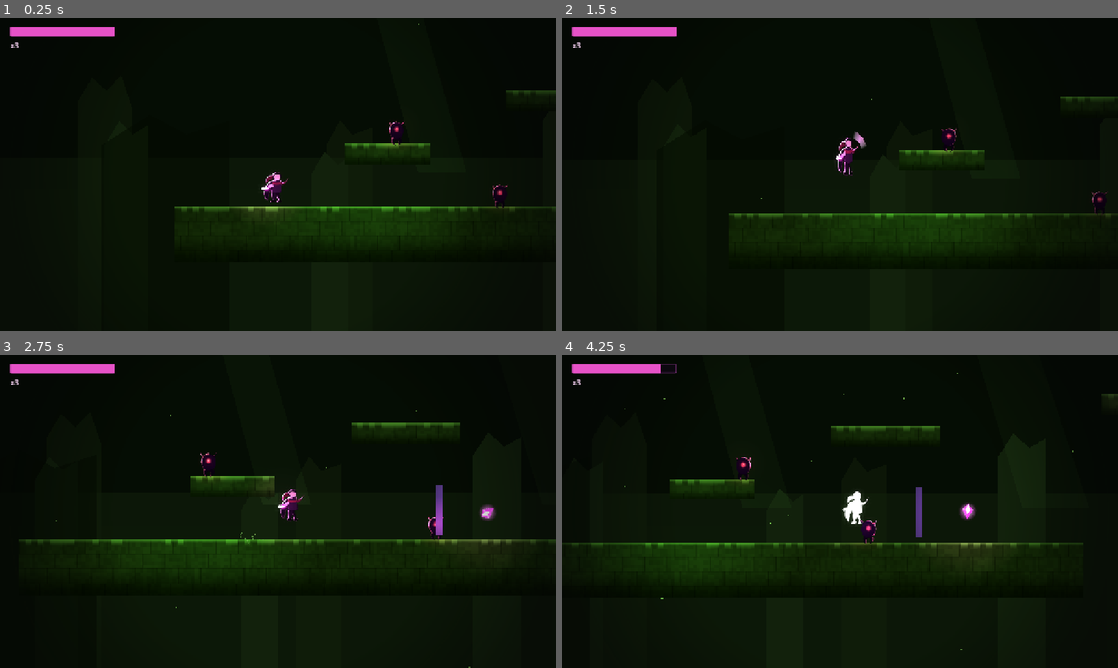
Above: before the commit, frames 1-4 (two rows, left to right).
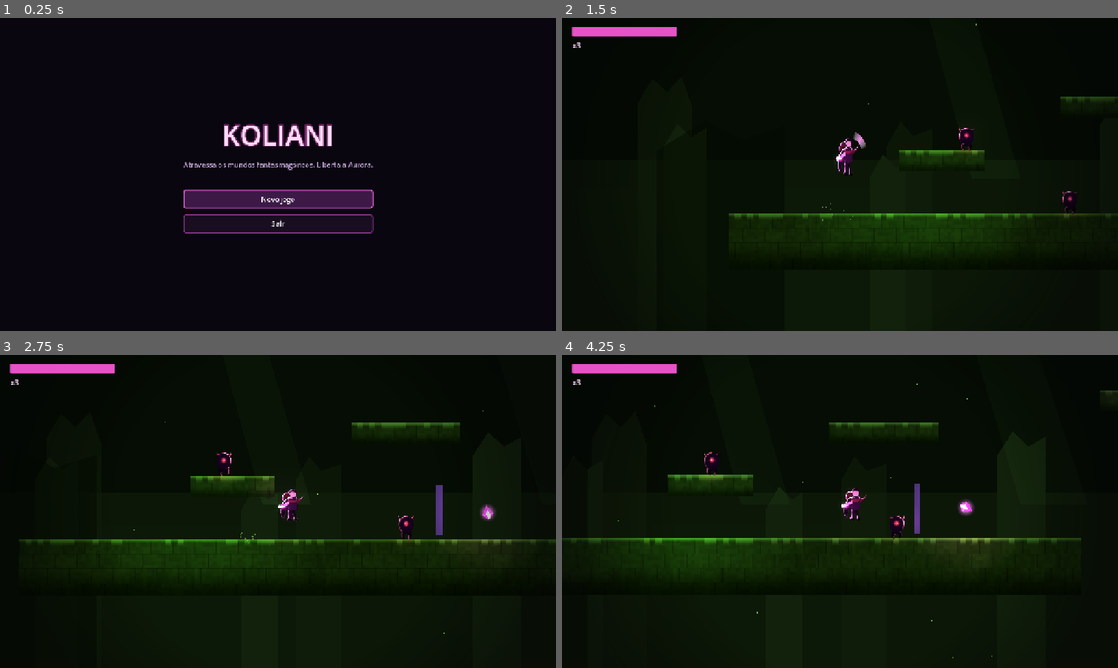
Above: after the commit, the same moments.

Repository: paulogomesextp/koliani
Game: Godot game, scene res://scenes/ui/MenuInicial.tscn
Same seed, same stepped clock (60 frames per second), same inputs: the game is played once before the commit and once after it. Before the commit the project starts from res://scenes/Main.tscn.
Inputs (mouse positions are in pixels of both pictures, inside the frame that each line leads up to):
- Up to frame 1 (0.25 s): no input
- Up to frame 2 (1.5 s): click (840, 199) at 0.5 s, where only the run after the commit has a clickable "Novo jogo"; tap Enter at 1.25 s; move the mouse to (962, 158) at 1.27 s; hold Right (mover_direita) from 1.28 s (still down); hold Space (saltar) from 1.28 s (still down); tap J (atacar) at 1.35 s; click (962, 158) at 1.42 s
- Up to frame 3 (2.75 s): keep holding Right (mover_direita); move the mouse to (166, 527) at 2.02 s; release Space (saltar) at 2.03 s; tap Space (saltar) at 2.1, 2.27, 2.57 s; tap J (atacar) at 2.3 s
- Up to frame 4 (4.25 s): move the mouse to (895, 442) at 2.77 s; release Right (mover_direita) at 2.78 s; hold Left (mover_esquerda) 2.78-3.53 s; hold Space (saltar) 2.78-3.53 s; tap J (atacar) at 2.85, 3.8 s; move the mouse to (812, 574) at 3.52 s; hold Right (mover_direita) from 3.53 s (still down); tap K (dash) at 3.6 s; click (812, 574) at 3.67 s; tap Space (saltar) at 3.77, 4.07 s

The runs differ from the first frame. In frame 1, 14% of the frame differs, in the area x 1-100%, y 1-100%; in frame 2, 0.3%; in frame 3, 0.5%; in frame 4, 3.8%.

Commit message:
Menu inicial (titulo) + "Menu principal" no menu de pausa
- scenes/ui/MenuInicial.tscn + scripts/menu_inicial.gd: e a nova
  main_scene. Titulo "KOLIANI", "Continuar" (so aparece se houver
  progresso guardado), "Novo jogo" (pede confirmacao antes de apagar um
  save) e "Sair".
- EstadoJogo.ha_progresso(): ha save no disco com progresso feito
  (indice_nivel > 0, checkpoint, habilidades ou pistas). Coberto por
  teste_estado_ha_progresso em tests/run_tests.gd.
- Atalho de dev `godot . -- --jogar` (e `-- --foto...`) salta o menu e
  arranca em Main.tscn -- mantem capturas/headless a funcionar.
- Menu de pausa ganha "Menu principal" (volta ao ecra inicial com fade).
- Docs (README, design.md, testar.md) atualizadas; corrigidas notas
  desatualizadas (rolar no HUD ja feito; partir_paredes e lido pela
  parede_fragil.gd, nao pelo koliani.gd).
- Verificado no build Web: menu -> novo jogo -> pausa -> menu principal
  -> menu, tudo com fade; testes verdes; arranque headless sem erros.

Co-Authored-By: Claude Sonnet 5 <noreply@anthropic.com>

Diff:
--- a/project.godot
+++ b/project.godot
@@ -13,7 +13,7 @@
 config/name="Koliani"
 config/description="Platformer mobile. Koliani, 10 anos, atravessa mundos fantasmagoricos para libertar a mae do demonio Zeriko."
 config/version="0.1.0"
-run/main_scene="res://scenes/Main.tscn"
+run/main_scene="res://scenes/ui/MenuInicial.tscn"
 config/features=PackedStringArray("4.7", "Mobile")
 boot_splash/bg_color=Color(0.05, 0.03, 0.08, 1)
 config/icon="res://icon.svg"
--- /dev/null
+++ b/scenes/ui/MenuInicial.tscn
@@ -0,0 +1,116 @@
+[gd_scene load_steps=4 format=3 uid="uid://bkolianimenu01"]
+
+[ext_resource type="Script" path="res://scripts/menu_inicial.gd" id="1_menu"]
+
+[sub_resource type="StyleBoxFlat" id="sb_botao"]
+content_margin_left = 18.0
+content_margin_top = 10.0
+content_margin_right = 18.0
+content_margin_bottom = 10.0
+bg_color = Color(0.1, 0.06, 0.13, 0.92)
+border_width_left = 2
+border_width_top = 2
+border_width_right = 2
+border_width_bottom = 2
+border_color = Color(0.6, 0.22, 0.6, 0.85)
+corner_radius_top_left = 5
+corner_radius_top_right = 5
+corner_radius_bottom_right = 5
+corner_radius_bottom_left = 5
+
+[sub_resource type="StyleBoxFlat" id="sb_botao_hover"]
+content_margin_left = 18.0
+content_margin_top = 10.0
+content_margin_right = 18.0
+content_margin_bottom = 10.0
+bg_color = Color(0.24, 0.1, 0.28, 0.98)
+border_width_left = 2
+border_width_top = 2
+border_width_right = 2
+border_width_bottom = 2
+border_color = Color(0.9, 0.4, 0.85, 1)
+corner_radius_top_left = 5
+corner_radius_top_right = 5
+corner_radius_bottom_right = 5
+corner_radius_bottom_left = 5
+
+[node name="MenuInicial" type="Control"]
+layout_mode = 3
+anchors_preset = 15
+anchor_right = 1.0
+anchor_bottom = 1.0
+grow_horizontal = 2
+grow_vertical = 2
+script = ExtResource("1_menu")
+
+[node name="Fundo" type="ColorRect" parent="."]
+layout_mode = 1
+anchors_preset = 15
+anchor_right = 1.0
+anchor_bottom = 1.0
+color = Color(0.04, 0.025, 0.06, 1)
+
+[node name="Centro" type="VBoxContainer" parent="."]
+layout_mode = 1
+anchors_preset = 8
+anchor_left = 0.5
+anchor_top = 0.5
+anchor_right = 0.5
+anchor_bottom = 0.5
+offset_left = -200.0
+offset_top = -170.0
+offset_right = 200.0
+offset_bottom = 170.0
+grow_horizontal = 2
+grow_vertical = 2
+theme_override_constants/separation = 14
+alignment = 1
+
+[node name="Titulo" type="Label" parent="Centro"]
+layout_mode = 2
+horizontal_alignment = 1
+text = "KOLIANI"
+theme_override_colors/font_color = Color(1, 0.86, 0.98, 1)
+theme_override_colors/font_outline_color = Color(0.7, 0.2, 0.6, 0.55)
+theme_override_constants/outline_size = 12
+theme_override_font_sizes/font_size = 64
+
+[node name="Subtitulo" type="Label" parent="Centro"]
+layout_mode = 2
+horizontal_alignment = 1
+text = "Atravessa os mundos fantasmagóricos. Liberta a Aurora."
+theme_override_colors/font_color = Color(0.72, 0.62, 0.8, 1)
+
+[node name="Espaco" type="Control" parent="Centro"]
+custom_minimum_size = Vector2(0, 18)
+layout_mode = 2
+
+[node name="Continuar" type="Button" parent="Centro"]
+layout_mode = 2
+theme_override_styles/normal = SubResource("sb_botao")
+theme_override_styles/hover = SubResource("sb_botao_hover")
+theme_override_styles/focus = SubResource("sb_botao_hover")
+theme_override_styles/pressed = SubResource("sb_botao_hover")
+text = "Continuar"
+
+[node name="NovoJogo" type="Button" parent="Centro"]
+layout_mode = 2
+theme_override_styles/normal = SubResource("sb_botao")
+theme_override_styles/hover = SubResource("sb_botao_hover")
+theme_override_styles/focus = SubResource("sb_botao_hover")
+theme_override_styles/pressed = SubResource("sb_botao_hover")
+text = "Novo jogo"
+
+[node name="Aviso" type="Label" parent="Centro"]
+layout_mode = 2
+horizontal_alignment = 1
+text = "Isto apaga o progresso guardado."
+theme_override_colors/font_color = Color(1, 0.7, 0.5, 1)
+
+[node name="Sair" type="Button" parent="Centro"]
+layout_mode = 2
+theme_override_styles/normal = SubResource("sb_botao")
+theme_override_styles/hover = SubResource("sb_botao_hover")
+theme_override_styles/focus = SubResource("sb_botao_hover")
+theme_override_styles/pressed = SubResource("sb_botao_hover")
+text = "Sair"
--- a/scenes/ui/Pausa.tscn
+++ b/scenes/ui/Pausa.tscn
@@ -35,9 +35,9 @@
 anchor_right = 0.5
 anchor_bottom = 0.5
 offset_left = -220.0
-offset_top = -170.0
+offset_top = -200.0
 offset_right = 220.0
-offset_bottom = 170.0
+offset_bottom = 200.0
 grow_horizontal = 2
 grow_vertical = 2
 theme_override_styles/panel = SubResource("StyleBoxFlat_painel")
@@ -66,6 +66,10 @@
 layout_mode = 2
 text = "Recomeçar no checkpoint"
 
+[node name="Menu" type="Button" parent="Painel/Coluna"]
+layout_mode = 2
+text = "Menu principal"
+
 [node name="Sair" type="Button" parent="Painel/Coluna"]
 layout_mode = 2
 text = "Sair do jogo"
--- a/scripts/estado_jogo.gd
+++ b/scripts/estado_jogo.gd
@@ -68,6 +68,15 @@
 
 func sem_vidas() -> bool:
 	return vidas <= 0
+
+
+## Há um save no disco E com progresso feito (não é um arranque limpo)?
+## Usado pelo menu inicial para decidir se mostra "Continuar".
+func ha_progresso() -> bool:
+	if not FileAccess.file_exists(CAMINHO_SAVE):
+		return false
+	return indice_nivel > 0 or checkpoint != Vector2.ZERO \
+		or not habilidades.is_empty() or not pistas.is_empty()
 
 
 func reiniciar_campanha() -> void:
--- a/scripts/main.gd
+++ b/scripts/main.gd
@@ -1,8 +1,9 @@
 extends Node2D
-## Cena de arranque (`scenes/Main.tscn`, definida em project.godot como
-## main_scene). Carrega o nível atual da campanha e cola-lhe o HUD por
-## cima. Trocar de nível = mudar `EstadoJogo.indice_nivel` e voltar a esta
-## cena (é o que a Porta faz).
+## Cena de jogo (`scenes/Main.tscn`). A `main_scene` do projeto é o
+## `MenuInicial.tscn`, que carrega esta a seguir a "Continuar"/"Novo jogo"
+## (ou logo, com `-- --jogar`). Carrega o nível atual da campanha e cola-lhe
+## o HUD por cima. Trocar de nível = mudar `EstadoJogo.indice_nivel` e
+## voltar a esta cena (é o que a Porta faz).
 
 const CENA_HUD := preload("res://scenes/ui/HUD.tscn")
 const CENA_DIARIO := preload("res://scenes/ui/Diario.tscn")
--- /dev/null
+++ b/scripts/menu_inicial.gd
@@ -0,0 +1,50 @@
+extends Control
+## Menu inicial (é a `main_scene` do projeto). Mostra o título e leva ao
+## jogo. "Continuar" só aparece se houver progresso guardado; "Novo jogo"
+## pede confirmação antes de apagar um save existente.
+##
+## Atalho de dev: `godot . -- --jogar` (ou `-- --foto...`) salta o menu e
+## arranca já em `Main.tscn` -- mantém os fluxos de captura/headless a
+## funcionar.
+
+const CENA_JOGO := "res://scenes/Main.tscn"
+
+@onready var _continuar: Button = $Centro/Continuar
+@onready var _novo: Button = $Centro/NovoJogo
+@onready var _aviso: Label = $Centro/Aviso
+@onready var _sair: Button = $Centro/Sair
+
+var _novo_armado := false
+
+
+func _ready() -> void:
+	for a in OS.get_cmdline_user_args():
+		if a == "--jogar" or a.begins_with("--foto"):
+			_ir_jogar()
+			return
+
+	_aviso.visible = false
+	var ha := EstadoJogo.ha_progresso()
+	_continuar.visible = ha
+	if ha:
+		_continuar.text = "Continuar  —  mundo %d" % (EstadoJogo.indice_nivel + 1)
+	_continuar.pressed.connect(_ir_jogar)
+	_novo.pressed.connect(_ao_novo)
+	_sair.pressed.connect(func() -> void: get_tree().quit())
+	(_continuar if ha else _novo).grab_focus()
+
+
+func _ao_novo() -> void:
+	if EstadoJogo.ha_progresso() and not _novo_armado:
+		_novo_armado = true
+		_aviso.visible = true
+		_aviso.text = "Isto apaga o progresso guardado."
+		_novo.text = "Confirmar  —  recomeçar do início"
+		_novo.grab_focus()
+		return
+	EstadoJogo.reiniciar_campanha()
+	_ir_jogar()
+
+
+func _ir_jogar() -> void:
+	Transicao.fechar_e(func() -> void: get_tree().change_scene_to_file(CENA_JOGO))
--- a/scripts/pausa.gd
+++ b/scripts/pausa.gd
@@ -5,9 +5,12 @@
 ## sair. O diário usa o mesmo esquema -- só um deles segura a pausa de cada
 ## vez (ambos só abrem se a árvore ainda não estiver em pausa).
 
+const CENA_MENU := "res://scenes/ui/MenuInicial.tscn"
+
 @onready var _painel: Control = $Painel
 @onready var _continuar: Button = $Painel/Coluna/Continuar
 @onready var _recomecar: Button = $Painel/Coluna/Recomecar
+@onready var _menu: Button = $Painel/Coluna/Menu
 @onready var _sair: Button = $Painel/Coluna/Sair
 
 
@@ -16,6 +19,7 @@
 	process_mode = Node.PROCESS_MODE_ALWAYS
 	_continuar.pressed.connect(_fechar)
 	_recomecar.pressed.connect(_ao_recomecar)
+	_menu.pressed.connect(_ao_menu)
 	_sair.pressed.connect(_ao_sair)
 
 
@@ -47,6 +51,11 @@
 	Transicao.fechar_e(get_tree().reload_current_scene)
 
 
+func _ao_menu() -> void:
+	get_tree().paused = false
+	Transicao.fechar_e(func() -> void: get_tree().change_scene_to_file(CENA_MENU))
+
+
 func _ao_sair() -> void:
 	get_tree().paused = false
 	get_tree().quit()
--- a/tests/run_tests.gd
+++ b/tests/run_tests.gd
@@ -37,6 +37,7 @@
 	teste_estado_habilidade_sem_duplicados()
 	teste_estado_nivel_atual_e_caminho_valido()
 	teste_estado_save_ida_e_volta()
+	teste_estado_ha_progresso()
 
 	if _falhas.is_empty():
 		print("OK -- todos os testes passaram")
@@ -224,3 +225,16 @@
 	_ok(copia.habilidades == e.habilidades, "habilidades deviam sobreviver ao ida-e-volta")
 	e.free()
 	copia.free()
+
+
+## O menu inicial usa isto para decidir se mostra "Continuar". Um arranque
+## limpo (campanha reiniciada) não conta como progresso; desbloquear uma
+## habilidade ou avançar de mundo já conta.
+func teste_estado_ha_progresso() -> void:
+	var e := _novo_estado()  # reiniciar_campanha() já gravou um save limpo
+	_ok(not e.ha_progresso(), "arranque limpo não devia contar como progresso")
+	e.desbloquear_habilidade("salto_duplo")
+	_ok(e.ha_progresso(), "com uma habilidade desbloqueada já há progresso")
+	e.reiniciar_campanha()
+	_ok(not e.ha_progresso(), "reiniciar a campanha volta a 'sem progresso'")
+	e.free()
Not shown, added: scripts/menu_inicial.gd.uid
Not shown, changed: README.md
Not shown, changed: docs/design.md
Not shown, changed: docs/testar.md
